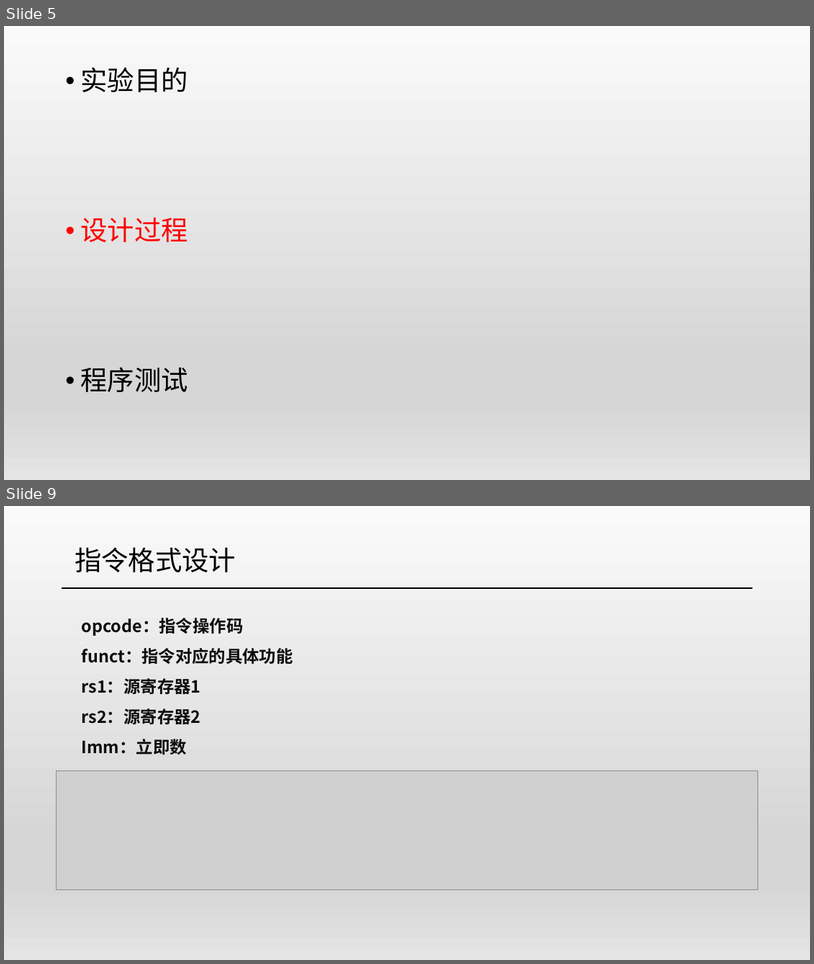
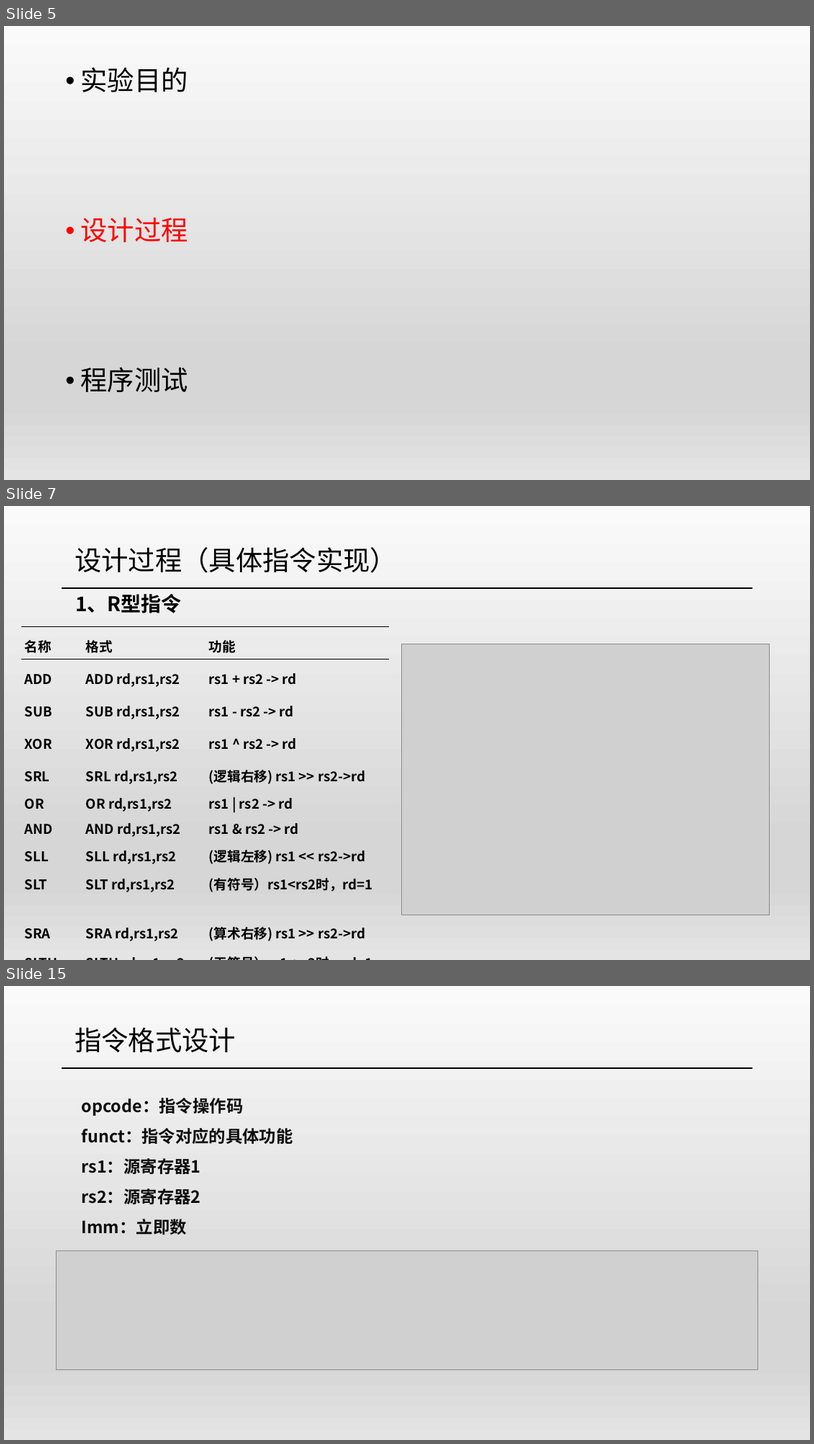
Before and after one commit to xht252/Cyber_RISC, a slide deck: ppt/硬件答辩.pptx. Shown one above the other, each under a label of ours: slides 5 and 9 before the commit, slides 5, 7 and 15 after it; the slides between them are not shown. The pictures are 814x964 and 814x1444 pixels, drawn with LibreOffice and Linux fonts; fonts in the diff are those of the drawing; grey boxes stand for pictures. Boxes give left, top, right and bottom in pixels: in the first picture for what was removed or moved away, otherwise in the second. Text is boxed around its words. In the diff, an @@ line names an element or a change of style, - is before the commit and + after.

```diff
--- a/ppt/硬件答辩.pptx
+++ b/ppt/硬件答辩.pptx
@@ slide 7 added at (4, 506, 810, 960), background gradient #FAFAFA to #D7D7D7 to #E4E4E4 @@
@@ text added at (75, 547, 397, 573), 32 pt, text #000000 @@
+设计过程（具体指令实现）
@@ line added from (62, 588) to (753, 588), #000000 1.5 pt @@
@@ text added at (75, 594, 182, 613), 24 pt, text #000000, bold @@
+1、R型指令
@@ table added at (21, 626, 389, 948), 11 rows, 3 columns @@
+名称 | 格式 | 功能
+ADD | ADD rd,rs1,rs2 | rs1 + rs2 -> rd
+SUB | SUB rd,rs1,rs2 | rs1 - rs2 -> rd
+XOR | XOR rd,rs1,rs2 | rs1 ^ rs2 -> rd
+SRL | SRL rd,rs1,rs2 | (逻辑右移) rs1 >> rs2->rd
+OR | OR rd,rs1,rs2 | rs1 | rs2 -> rd
+AND | AND rd,rs1,rs2 | rs1 & rs2 -> rd
+SLL | SLL rd,rs1,rs2 | (逻辑左移) rs1 << rs2->rd
+SLT | SLT rd,rs1,rs2 | (有符号）rs1<rs2时，rd=1
+SRA | SRA rd,rs1,rs2 | (算术右移) rs1 >> rs2->rd
+SLTU | SLTU rd,rs1,rs2 | (无符号）rs1<rs2时，rd=1
@@ picture added at (402, 644, 771, 915) @@
@@ what was slide 9 is now slide 15 @@
```
Also in this commit, not shown: 2 slides changed, 6 other slides added, 1 slide removed.
